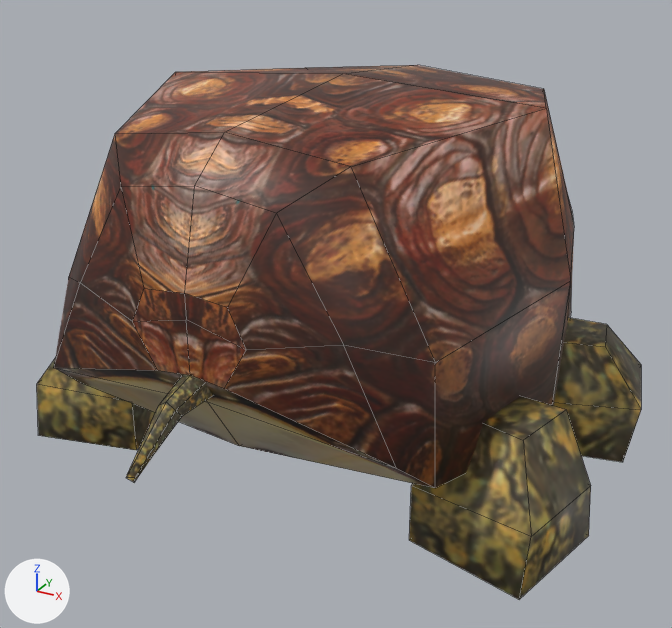
Before and after pictures for a commit that changed the FBX model Proyecto_Unity/Assets/Models/Animales/Tortuga 01.fbx.
Before and after are seen from a 50 mm camera at (0.024, -0.0435, 0.0257) aimed at (0.0005, -0.0008, 0.0043). The axes (+X, +Y, +Z) are drawn at lower left. The lights are the same throughout. Mesh edges are drawn as thin lines. Where no turn or scale is listed for an object, it has been applied to the vertices.

The first picture shows 'Tortuga01'.
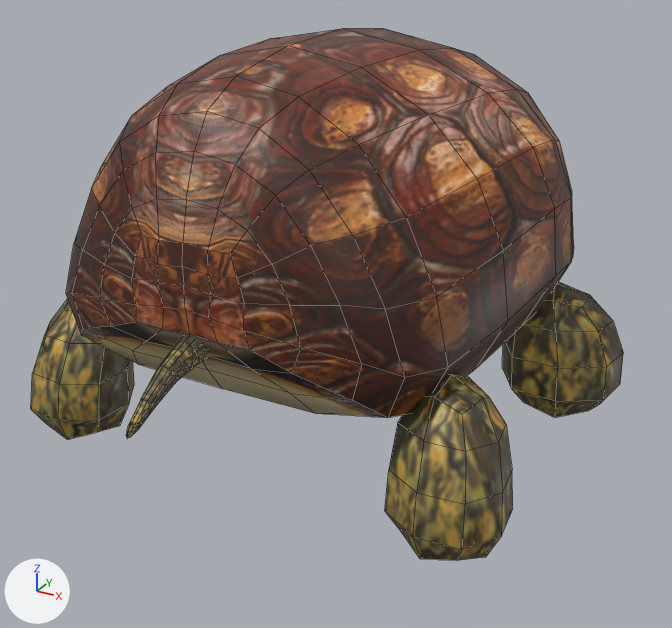
The edits, one by one:
me_tortuga01 is used by ob_tortuga01; location (0.0, 0.0, 0.0).
me_tortuga01 had 142 vertices, 124 faces and spanned x -0.0164..0.017, y -0.0187..0.0209, z -0.0032..0.0176.
me_tortuga01 now has 544 vertices, 520 faces and spans x -0.0143..0.0153, y -0.0184..0.0204, z -0.0023..0.0198.
me_tortuga01 part 1: the loose piece of 58 vertices spanning x -0.0127..0.0134, y -0.014..0.0142, z -0.0006..0.0176 is rebuilt with 226 vertices and now spans x -0.012..0.0126, y -0.014..0.0142, z 0.0024..0.0198.
me_tortuga01 part 2: the loose piece of 12 vertices spanning x 0.0084..0.017, y 0.002..0.01, z -0.0032..0.0032 is rebuilt with 42 vertices and now spans x 0.0084..0.0153, y 0.0031..0.0094, z -0.002..0.0059.
me_tortuga01 part 3: a new loose piece of 63 vertices spanning x -0.0004..0.0011, y -0.0184..-0.0123, z 0.0054..0.0085, in mat_tortuga__tortuga_uvs_png (picture img_tortuga_uvs_png).
me_tortuga01 part 4: a new loose piece of 42 vertices spanning x -0.0135..-0.008, y -0.0124..-0.0071, z -0.0018..0.0064, in mat_tortuga__tortuga_uvs_png (picture img_tortuga_uvs_png).
me_tortuga01 part 5: a new loose piece of 42 vertices spanning x 0.0087..0.0142, y -0.0124..-0.0071, z -0.0018..0.0064, in mat_tortuga__tortuga_uvs_png (picture img_tortuga_uvs_png).
Part 6, on me_tortuga01:
12 vertices are removed from x -0.016..-0.0083, y -0.0101..-0.0024, z -0.0032..0.0032.
10 faces are deleted.
Part 7, on me_tortuga01:
18 vertices are removed from x -0.0004..0.0011, y -0.0187..-0.0122, z 0.0031..0.0067.
14 faces are deleted.
Part 8, on me_tortuga01:
12 vertices are removed from x 0.009..0.0167, y -0.0101..-0.0024, z -0.0032..0.0032.
10 faces are deleted.

Boxes [x1, y1, x2, y2] around the edits, measured in the pictures (672 x 628 px):
'Tortuga01', reshaped
    before: [37, 65, 641, 599]
    after: [31, 29, 623, 560]
part 1 of me_tortuga01, rebuilt (8% shorter)
    before: [54, 65, 574, 488]
    after: [66, 29, 574, 418]
part 2 of me_tortuga01, rebuilt
    before: [554, 318, 641, 462]
    after: [502, 281, 623, 418]
part 3 of me_tortuga01, added (brown)
    after: [126, 335, 208, 438]
part 4 of me_tortuga01, added (yellow)
    after: [31, 299, 134, 440]
part 5 of me_tortuga01, added (yellow)
    after: [385, 375, 513, 560]
part 6 of me_tortuga01, deleted (brown)
    before: [37, 359, 155, 450]
part 7 of me_tortuga01, deleted (brown)
    before: [126, 376, 213, 482]
part 8 of me_tortuga01, deleted (brown)
    before: [409, 396, 591, 599]
